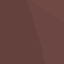
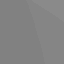
Comparing the layer stacks of the two w=64, h=64 images. Changes:
painted on "Layer 0" over (x1=0, y1=0, x2=64, y2=64)
